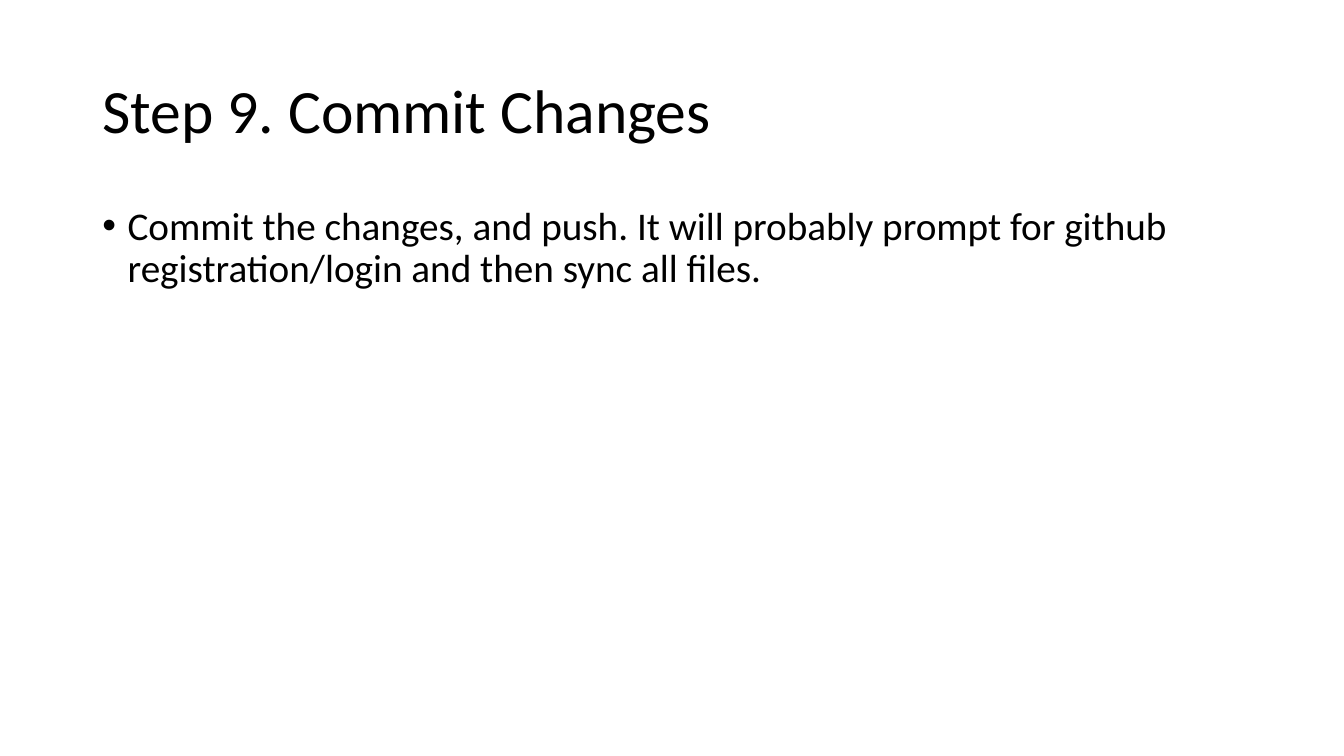
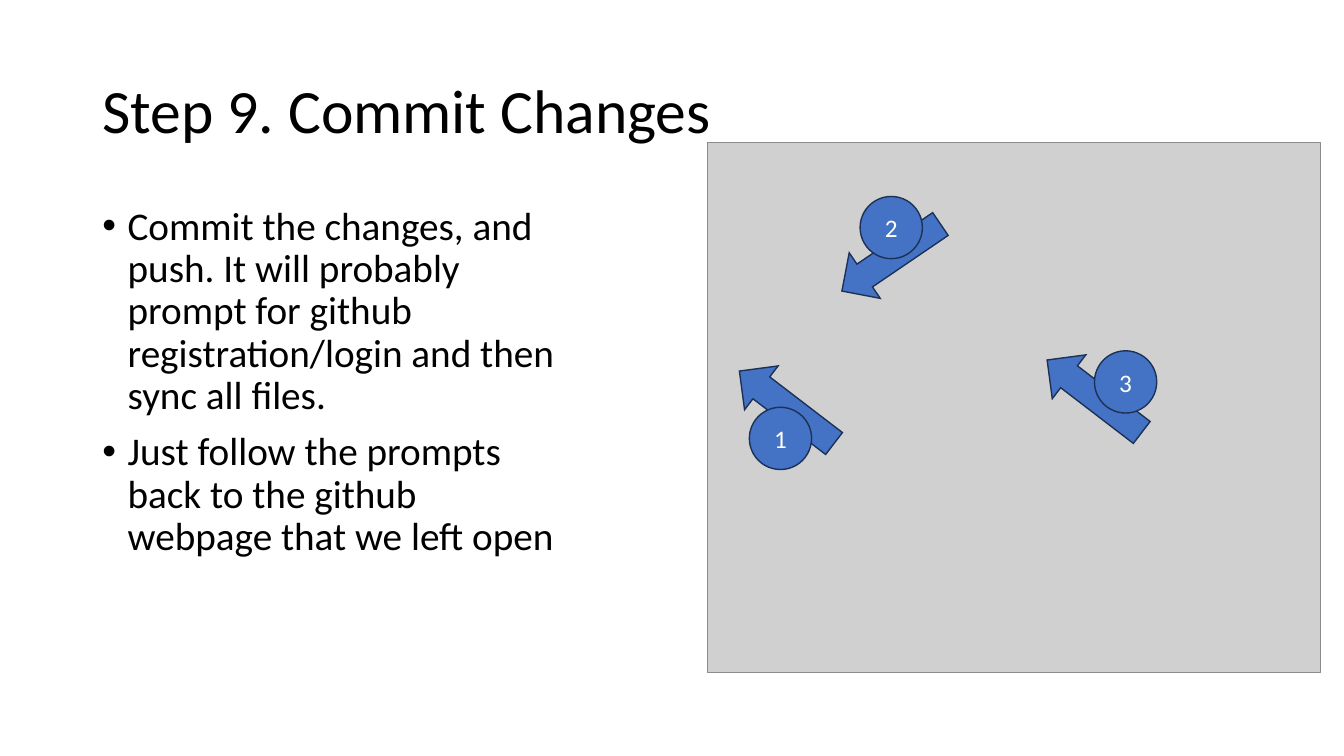
Before and after one commit to FLL-Team-24277/FLL-Fall-2023-Masterpiece, a slide deck: slide 11 of help/Laptop Setup.pptx (slide 10 before the commit). Drawn at 1344x756 pixels with LibreOffice and Linux fonts; fonts in the diff are those of the drawing; grey boxes stand for pictures. Boxes give left, top, right and bottom in pixels: in the first picture for what was removed or moved away, otherwise in the second. Text is boxed around its words. In the diff, an @@ line names an element or a change of style, - is before the commit and + after.

```diff
--- a/help/Laptop Setup.pptx
+++ b/help/Laptop Setup.pptx
@@ picture added at box(708, 142, 1321, 673) @@
@@ left arrow added at box(827, 201, 956, 314), fill #4472C4, outline #1E3256 1 pt @@
@@ ellipse added at box(860, 197, 923, 259), fill #4472C4, outline #1E3256 1 pt, 18 pt, text #FFFFFF @@
+2
@@ left arrow added at box(722, 350, 851, 466), fill #4472C4, outline #1E3256 1 pt @@
@@ left arrow added at box(1031, 339, 1159, 455), fill #4472C4, outline #1E3256 1 pt @@
@@ ellipse added at box(1095, 351, 1157, 413), fill #4472C4, outline #1E3256 1 pt, 18 pt, text #FFFFFF @@
+3
@@ ellipse added at box(749, 407, 812, 470), fill #4472C4, outline #1E3256 1 pt, 18 pt, text #FFFFFF @@
+1
@@ text at box(128, 437, 553, 557): paragraph added @@
+• Just follow the prompts back to the github webpage that we left open
```
Also in this commit, not shown: 10 other slides changed, 5 slides added.
